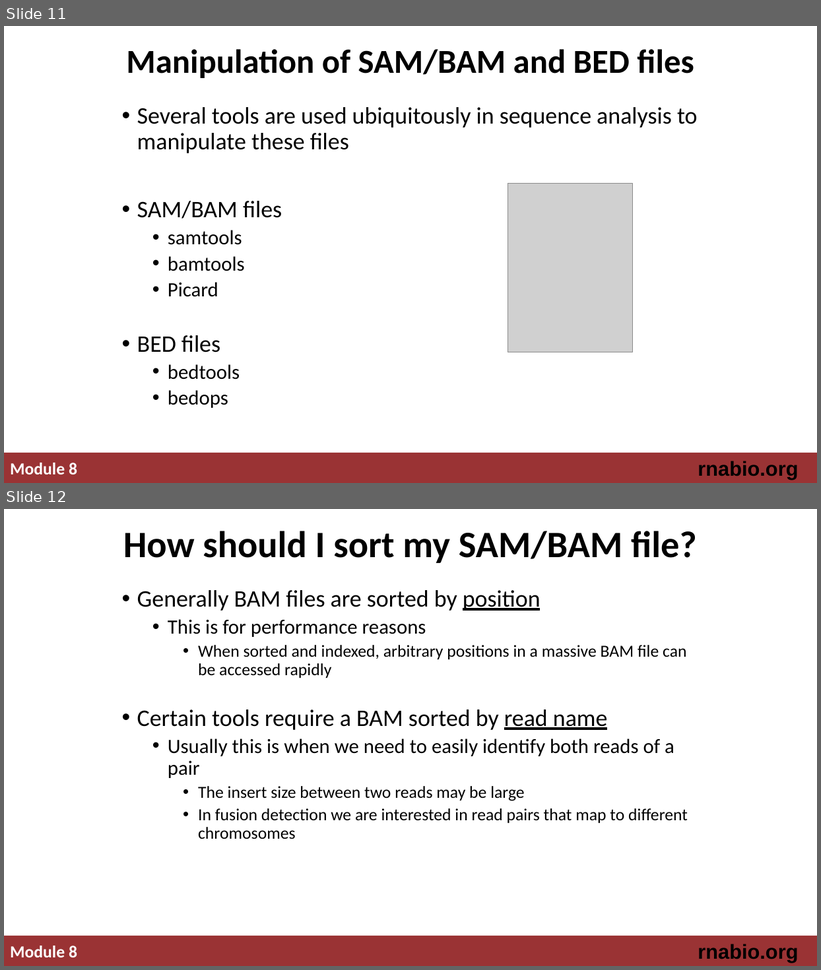
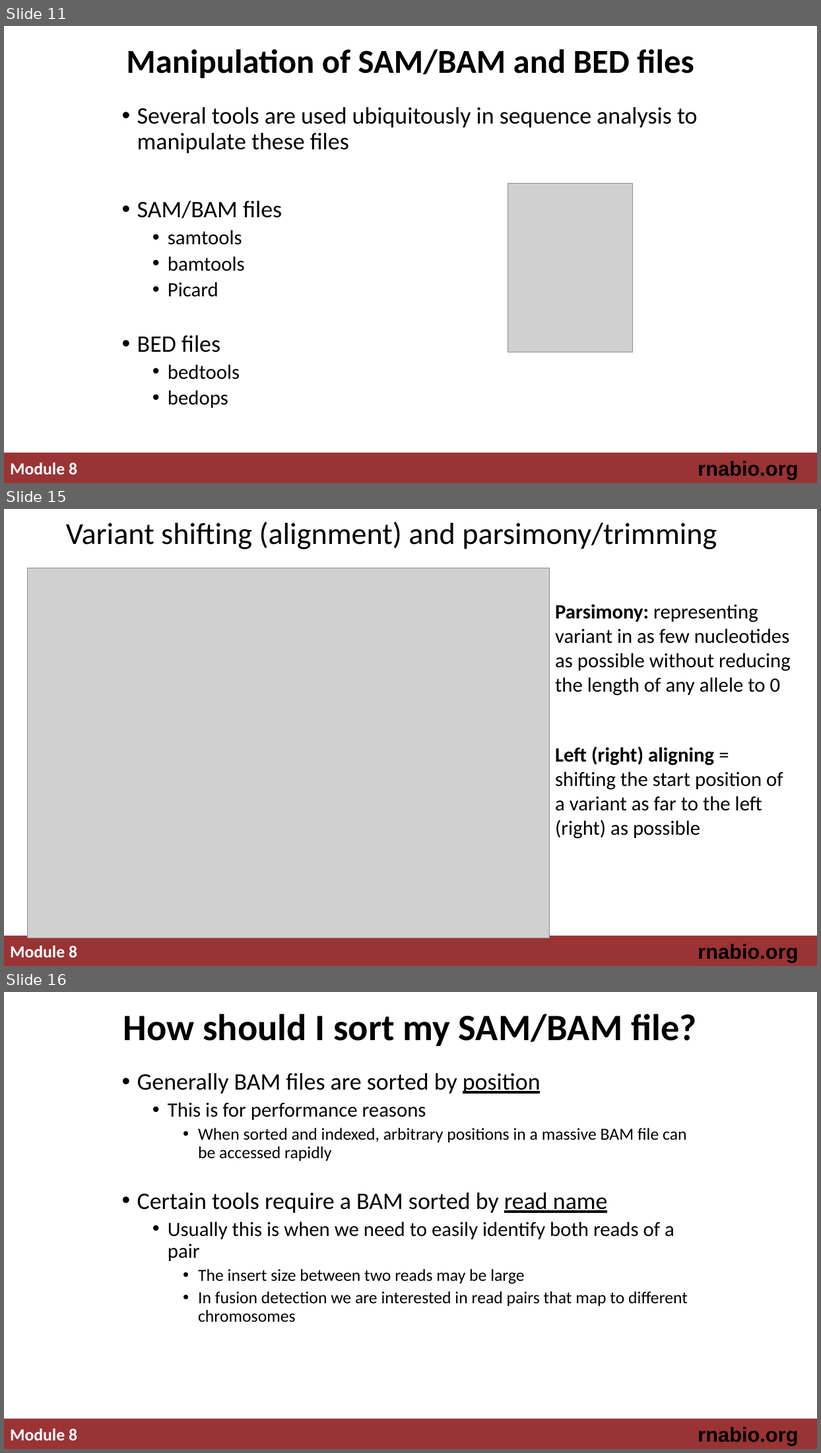
Before and after one commit to griffithlab/rnabio.org, a slide deck: assets/lectures/cbw-cshl/2019/mini/RNASeq_MiniLecture_08_02_SAM_BAM_BED.pptx. Shown one above the other, each under a label of ours: slides 11 and 12 before the commit, slides 11, 15 and 16 after it; the slides between them are not shown. The pictures are 821x970 and 821x1453 pixels, drawn with LibreOffice and Linux fonts; fonts in the diff are those of the drawing; grey boxes stand for pictures. Boxes give left, top, right and bottom in pixels: in the first picture for what was removed or moved away, otherwise in the second. Text is boxed around its words. In the diff, an @@ line names an element or a change of style, - is before the commit and + after.

Commit message:
updating alignment slides

```diff
--- a/assets/lectures/cbw-cshl/2019/mini/RNASeq_MiniLecture_08_02_SAM_BAM_BED.pptx
+++ b/assets/lectures/cbw-cshl/2019/mini/RNASeq_MiniLecture_08_02_SAM_BAM_BED.pptx
@@ slide 15 added at box(4, 509, 817, 966), background #FFFFFF; not listed: 3 template elements that a slide beside it also shows @@
@@ title added at box(66, 522, 717, 549), 36 pt, text #000000 @@
+Variant shifting (alignment) and parsimony/trimming
@@ picture added at box(28, 568, 550, 939) @@
@@ text added at box(555, 604, 791, 696), 24 pt, text #000000 @@
+Parsimony: representing variant in as few nucleotides as possible without reducing the length of any allele to 0
@@ text added at box(555, 747, 783, 839), 24 pt, text #000000 @@
+Left (right) aligning = shifting the start position of a variant as far to the left (right) as possible
@@ what was slide 12 is now slide 16 @@
```
Also in this commit, not shown: 3 other slides added, 2 other files.
